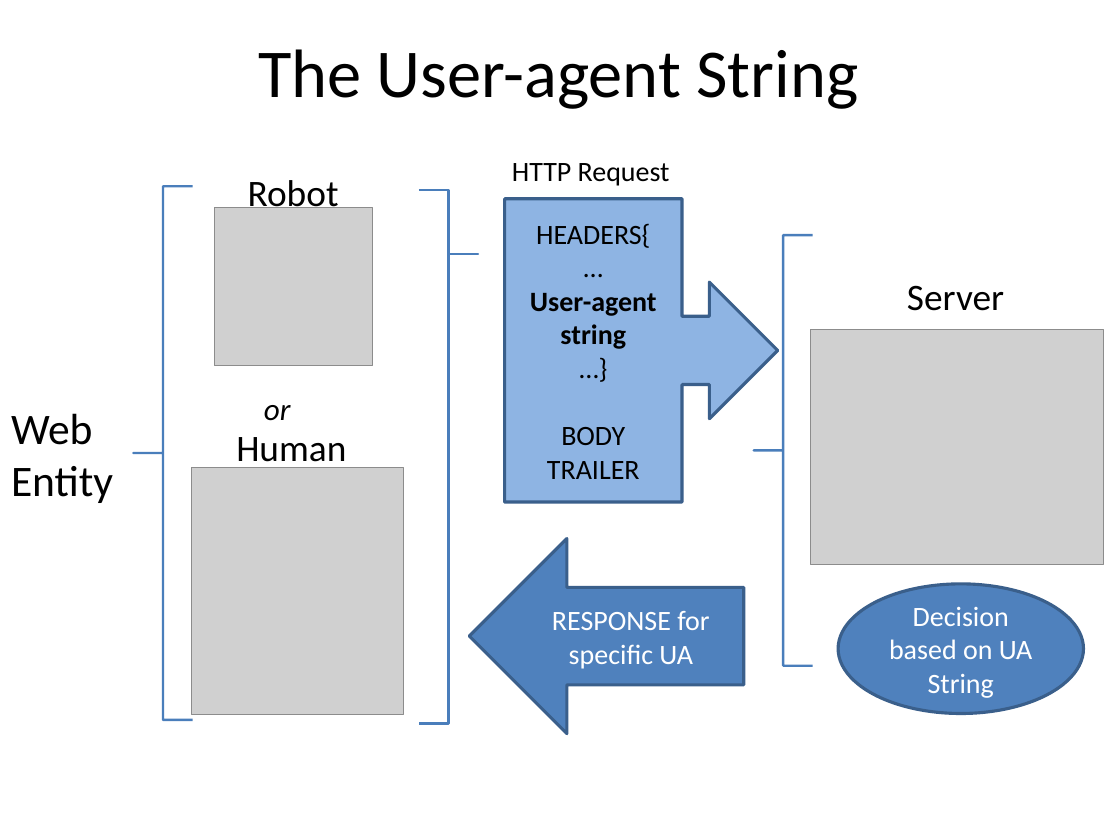
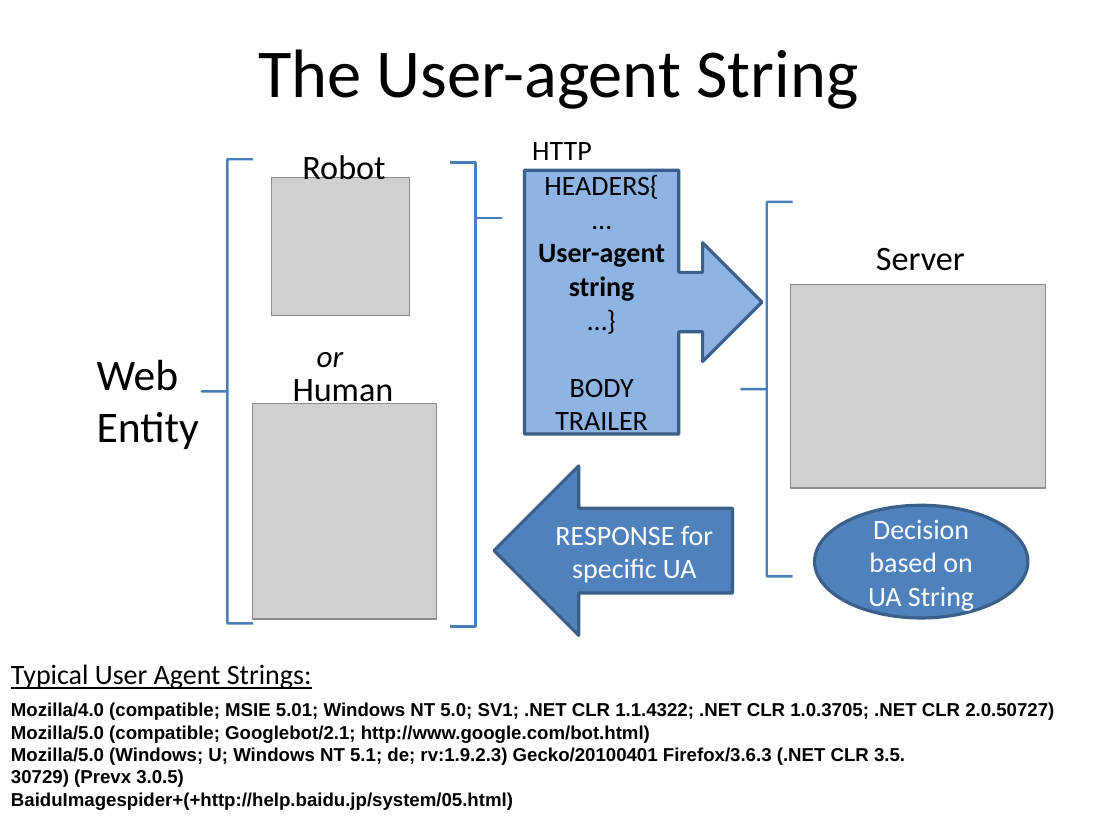
Before and after one commit to bholley/maul, a slide deck: slide 2 of poster/poster.pptx. Drawn at 1120x840 pixels with LibreOffice and Linux fonts; fonts in the diff are those of the drawing; grey boxes stand for pictures. Boxes give left, top, right and bottom in pixels: in the first picture for what was removed or moved away, otherwise in the second. Text is boxed around its words. In the diff, an @@ line names an element or a change of style, - is before the commit and + after.

```diff
--- a/poster/poster.pptx
+++ b/poster/poster.pptx
@@ text "Robot": place and size @@
-text "Robot" at (248, 180, 339, 216)
+text "Robot" at (302, 151, 385, 180)
@@ text "HTTP Request" rewrapped from (512, 163, 670, 186) to (532, 142, 624, 195) @@
@@ left brace: place and size @@
-left brace at (133, 186, 193, 719)
+left brace at (202, 159, 253, 623)
@@ picture: place and size @@
-picture at (214, 207, 372, 365)
+picture at (272, 178, 410, 316)
@@ left brace: place and size @@
-left brace at (419, 189, 478, 722)
+left brace at (450, 162, 502, 626)
@@ right arrow callout "HEADERS{": place and size @@
-right arrow callout "HEADERS{" at (505, 199, 778, 503)
+right arrow callout "HEADERS{" at (524, 170, 762, 435)
@@ left brace: place and size @@
-left brace at (754, 235, 813, 665)
+left brace at (741, 202, 793, 576)
@@ text "Server": place and size @@
-text "Server" at (907, 285, 1004, 311)
+text "Server" at (876, 247, 965, 271)
@@ picture: place and size @@
-picture at (811, 329, 1103, 563)
+picture at (791, 284, 1045, 488)
@@ text "Web Entity": place and size @@
-text "Web Entity" at (11, 413, 113, 503)
+text "Web Entity" at (97, 359, 199, 449)
@@ text "or": place and size @@
-text "or" at (264, 405, 291, 421)
+text "or" at (317, 352, 344, 368)
@@ size 24 to 22 pt in 3 elements at (302, 151, 385, 180), (876, 247, 965, 271), (293, 379, 394, 410) @@
@@ text "Human": place and size @@
-text "Human" at (236, 437, 346, 471)
+text "Human" at (293, 379, 394, 410)
@@ picture: place and size @@
-picture at (192, 467, 403, 715)
+picture at (252, 404, 436, 619)
@@ left arrow "RESPONSE for specific UA": place and size @@
-left arrow "RESPONSE for specific UA" at (469, 539, 744, 734)
+left arrow "RESPONSE for specific UA" at (494, 466, 732, 635)
@@ ellipse "Decision based on UA String": place and size @@
-ellipse "Decision based on UA String" at (838, 584, 1083, 713)
+ellipse "Decision based on UA String" at (814, 505, 1028, 618)
@@ text added at (11, 664, 1054, 810), 12 pt, text #000000, bold @@
+Typical User Agent Strings:
+Mozilla/4.0 (compatible; MSIE 5.01; Windows NT 5.0; SV1; .NET CLR 1.1.4322; .NET CLR 1.0.3705; .NET CLR 2.0.50727)
+Mozilla/5.0 (compatible; Googlebot/2.1; http://www.google.com/bot.html)
+Mozilla/5.0 (Windows; U; Windows NT 5.1; de; rv:1.9.2.3) Gecko/20100401 Firefox/3.6.3 (.NET CLR 3.5.
+30729) (Prevx 3.0.5)
+BaiduImagespider+(+http://help.baidu.jp/system/05.html)
```
Also in this commit, not shown: 2 other slides changed, 2 other files.
